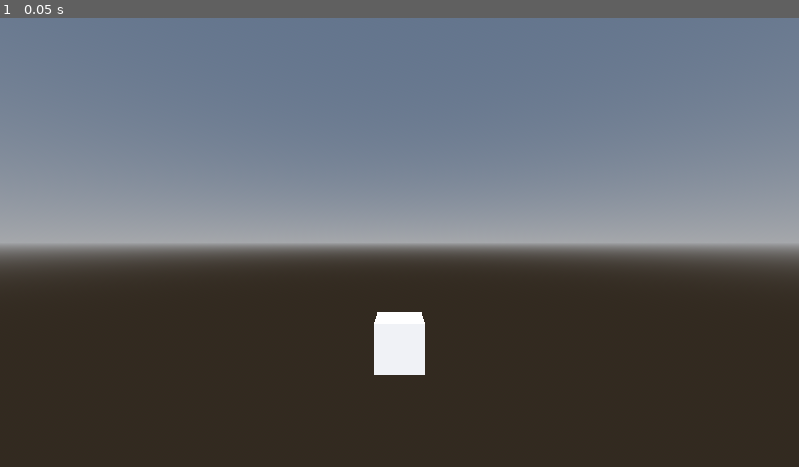
Above: before the commit, frame 1.
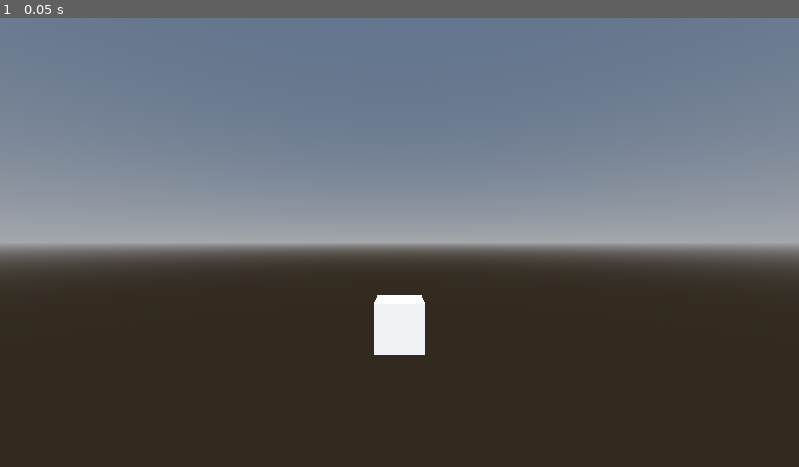
Above: after the commit, the same moment.

Repository: aznoqmous/fish-vr-godot
Game: Godot game, scene res://scenes/main.tscn
Same seed, same stepped clock (60 frames per second), same inputs: the game is played once before the commit and once after it. Before the commit the project starts from res://main.tscn.
Inputs:
- Up to frame 1 (0.05 s): no input

The runs differ from the first frame. In frame 1, 0.5% of the frame differs, in the area x 46-54%, y 61-80%.

Commit message:
structure folder project

Diff:
--- a/main.tscn
+++ /dev/null
@@ -1,54 +0,0 @@
-[gd_scene format=3 uid="uid://bdqxc1t7ot66n"]
-
-[ext_resource type="Script" uid="uid://kqmgxq656dvh" path="res://main.gd" id="1_ig7tw"]
-
-[sub_resource type="StandardMaterial3D" id="StandardMaterial3D_ig7tw"]
-
-[sub_resource type="ProceduralSkyMaterial" id="ProceduralSkyMaterial_ig7tw"]
-
-[sub_resource type="Sky" id="Sky_0xm2m"]
-sky_material = SubResource("ProceduralSkyMaterial_ig7tw")
-
-[sub_resource type="Environment" id="Environment_ig7tw"]
-background_mode = 2
-sky = SubResource("Sky_0xm2m")
-
-[sub_resource type="StandardMaterial3D" id="StandardMaterial3D_0xm2m"]
-
-[node name="Main" type="Node3D" unique_id=1854847894]
-script = ExtResource("1_ig7tw")
-
-[node name="XROrigin3D" type="XROrigin3D" parent="." unique_id=415531186]
-transform = Transform3D(1, 0, 0, 0, 1, 0, 0, 0, 1, 0, 0.38997644, 0)
-current = true
-
-[node name="XRCamera3D" type="XRCamera3D" parent="XROrigin3D" unique_id=1621665277]
-transform = Transform3D(1, 0, 0, 0, 1, 0, 0, 0, 1, 0, 1.7, 0)
-
-[node name="LeftHand" type="XRController3D" parent="XROrigin3D" unique_id=2022938718]
-transform = Transform3D(1, 0, 0, 0, 1, 0, 0, 0, 1, -0.5, 1, -0.5)
-tracker = &"left_hand"
-show_when_tracked = true
-
-[node name="CSGBox3D" type="CSGBox3D" parent="XROrigin3D/LeftHand" unique_id=309491588]
-transform = Transform3D(0.2, 0, 0, 0, 0.2, 0, 0, 0, 0.2, -0.2, -0.2865591, -0.29180026)
-material = SubResource("StandardMaterial3D_ig7tw")
-
-[node name="RightHand" type="XRController3D" parent="XROrigin3D" unique_id=1523039457]
-transform = Transform3D(1, 0, 0, 0, 1, 0, 0, 0, 1, 0.5, 1, -0.5)
-tracker = &"right_hand"
-show_when_tracked = true
-
-[node name="CSGBox3D" type="CSGBox3D" parent="XROrigin3D/RightHand" unique_id=557770032]
-transform = Transform3D(0.2, 0, 0, 0, 0.2, 0, 0, 0, 0.2, 0.2, -0.287, -0.292)
-material = SubResource("StandardMaterial3D_ig7tw")
-
-[node name="WorldEnvironment" type="WorldEnvironment" parent="." unique_id=1887087860]
-environment = SubResource("Environment_ig7tw")
-
-[node name="DirectionalLight3D" type="DirectionalLight3D" parent="." unique_id=805611773]
-transform = Transform3D(1, 0, 0, 0, 0.75482404, 0.6559273, 0, -0.6559273, 0.75482404, 0, 1.1395988, 0)
-
-[node name="CSGBox3D" type="CSGBox3D" parent="." unique_id=209959525]
-transform = Transform3D(1, 0, 0, 0, 1, 0, 0, 0, 1, 0, 0, -6.240443)
-material = SubResource("StandardMaterial3D_0xm2m")
--- a/project.godot
+++ b/project.godot
@@ -22,10 +22,13 @@
 [rendering]
 
 rendering_device/driver.windows="d3d12"
+renderer/rendering_method="gl_compatibility"
+renderer/rendering_method.mobile="gl_compatibility"
 textures/vram_compression/import_etc2_astc=true
 
 [xr]
 
 openxr/enabled=true
 openxr/extensions/hand_tracking=true
+openxr/extensions/hand_interaction_profile=true
 shaders/enabled=true
--- /dev/null
+++ b/scenes/main.tscn
@@ -0,0 +1,30 @@
+[gd_scene format=3 uid="uid://bdqxc1t7ot66n"]
+
+[ext_resource type="Script" uid="uid://kqmgxq656dvh" path="res://scripts/main.gd" id="1_0wfyh"]
+[ext_resource type="PackedScene" uid="uid://b8u7myoaecm15" path="res://scenes/player.tscn" id="2_sugp2"]
+
+[sub_resource type="ProceduralSkyMaterial" id="ProceduralSkyMaterial_ig7tw"]
+
+[sub_resource type="Sky" id="Sky_0xm2m"]
+sky_material = SubResource("ProceduralSkyMaterial_ig7tw")
+
+[sub_resource type="Environment" id="Environment_ig7tw"]
+background_mode = 2
+sky = SubResource("Sky_0xm2m")
+
+[sub_resource type="StandardMaterial3D" id="StandardMaterial3D_0xm2m"]
+
+[node name="Main" type="Node3D" unique_id=1854847894]
+script = ExtResource("1_0wfyh")
+
+[node name="XROrigin3D" parent="." unique_id=524498635 instance=ExtResource("2_sugp2")]
+
+[node name="WorldEnvironment" type="WorldEnvironment" parent="." unique_id=1887087860]
+environment = SubResource("Environment_ig7tw")
+
+[node name="DirectionalLight3D" type="DirectionalLight3D" parent="." unique_id=805611773]
+transform = Transform3D(1, 0, 0, 0, 0.75482404, 0.6559273, 0, -0.6559273, 0.75482404, 0, 1.1395988, 0)
+
+[node name="CSGBox3D" type="CSGBox3D" parent="." unique_id=209959525]
+transform = Transform3D(1, 0, 0, 0, 1, 0, 0, 0, 1, 0, 0, -6.240443)
+material = SubResource("StandardMaterial3D_0xm2m")
--- /dev/null
+++ b/scenes/player.tscn
@@ -0,0 +1,27 @@
+[gd_scene format=3 uid="uid://b8u7myoaecm15"]
+
+[sub_resource type="StandardMaterial3D" id="StandardMaterial3D_ig7tw"]
+
+[node name="XROrigin3D" type="XROrigin3D" unique_id=524498635]
+current = true
+
+[node name="XRCamera3D" type="XRCamera3D" parent="." unique_id=1069646456]
+transform = Transform3D(1, 0, 0, 0, 1, 0, 0, 0, 1, 0, 1.7, 0)
+
+[node name="LeftHandXR3D" type="XRController3D" parent="." unique_id=215731927]
+transform = Transform3D(1, 0, 0, 0, 1, 0, 0, 0, 1, -0.5, 1, -0.5)
+tracker = &"left_hand"
+show_when_tracked = true
+
+[node name="CSGBox3D" type="CSGBox3D" parent="LeftHandXR3D" unique_id=1092252503]
+transform = Transform3D(0.2, 0, 0, 0, 0.2, 0, 0, 0, 0.2, -0.2, -0.2865591, -0.29180026)
+material = SubResource("StandardMaterial3D_ig7tw")
+
+[node name="RightHandXR3D" type="XRController3D" parent="." unique_id=1240278051]
+transform = Transform3D(1, 0, 0, 0, 1, 0, 0, 0, 1, 0.5, 1, -0.5)
+tracker = &"right_hand"
+show_when_tracked = true
+
+[node name="CSGBox3D" type="CSGBox3D" parent="RightHandXR3D" unique_id=681574406]
+transform = Transform3D(0.2, 0, 0, 0, 0.2, 0, 0, 0, 0.2, 0.2, -0.287, -0.292)
+material = SubResource("StandardMaterial3D_ig7tw")
Renamed: main.gd -> scripts/main.gd
Renamed: main.gd.uid -> scripts/main.gd.uid
